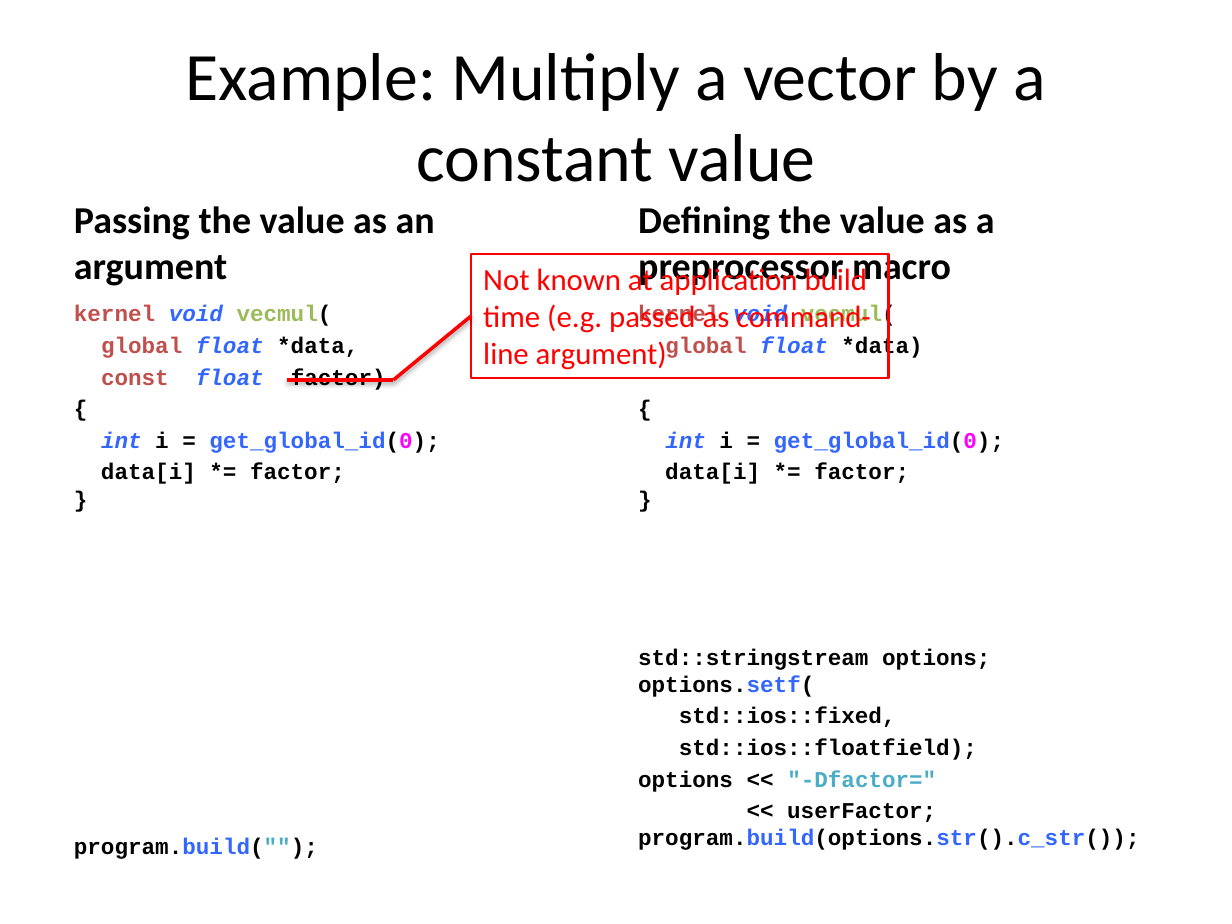
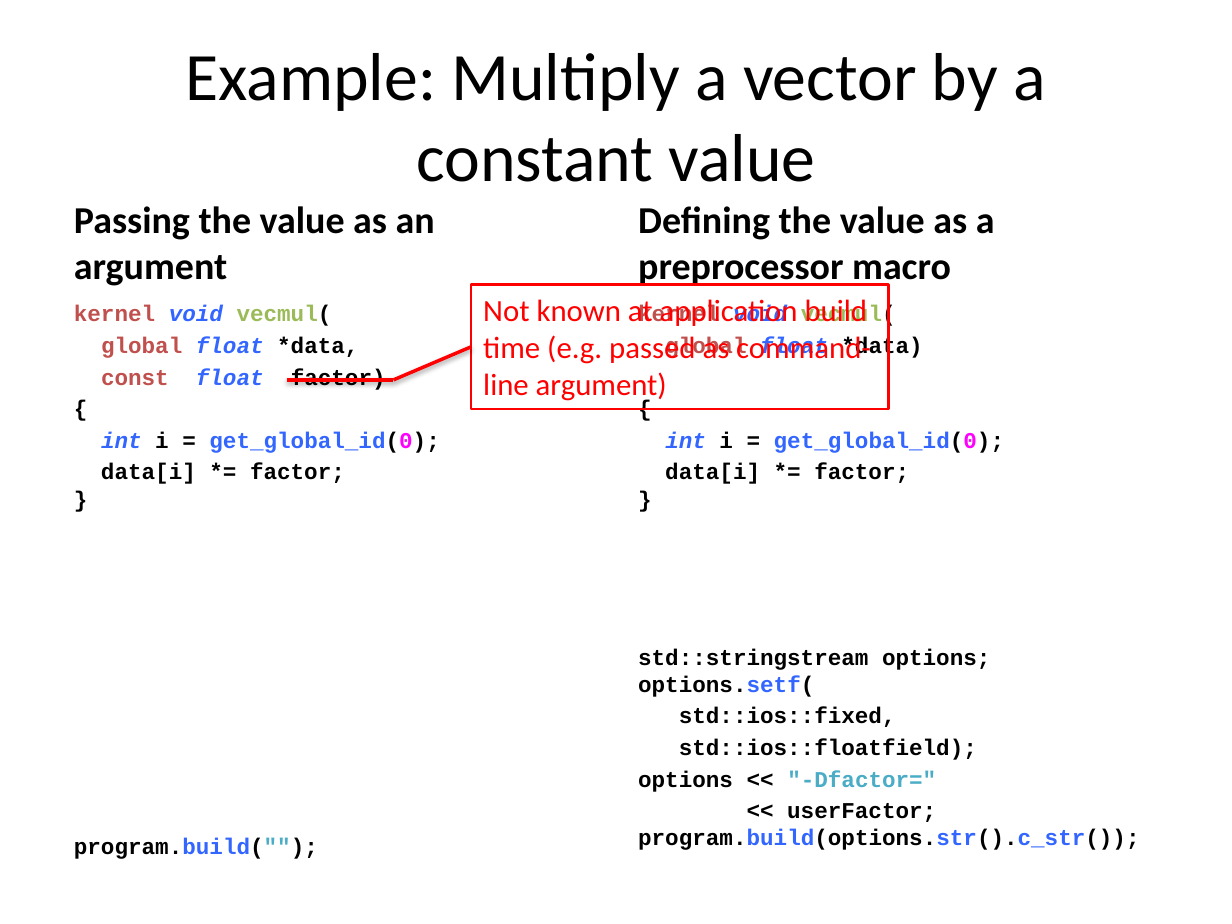
Before and after one commit to UoB-HPC/opencl-training-code, a slide deck: slide 21 of slides/advanced_part2.pptx. Drawn at 1232x924 pixels with LibreOffice and Linux fonts; fonts in the diff are those of the drawing. Boxes give left, top, right and bottom in pixels: in the first picture for what was removed or moved away, otherwise in the second. Text is boxed around its words. In the diff, an @@ line names an element or a change of style, - is before the commit and + after.

```diff
--- a/slides/advanced_part2.pptx
+++ b/slides/advanced_part2.pptx
@@ rectangle "Not known at application build ...": place and size @@
-rectangle "Not known at application build ..." at (471, 254, 888, 378)
+rectangle "Not known at application build ..." at (471, 285, 888, 409)
@@ line moved from (393, 379) - (471, 315) to (393, 379) - (471, 346) @@
```
Also in this commit, not shown: 2 other slides changed.
